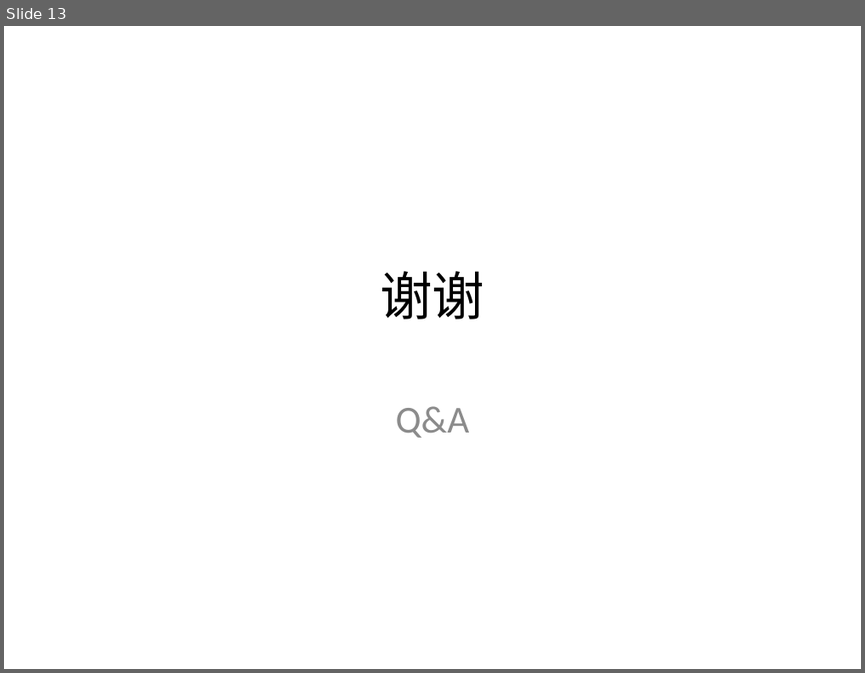
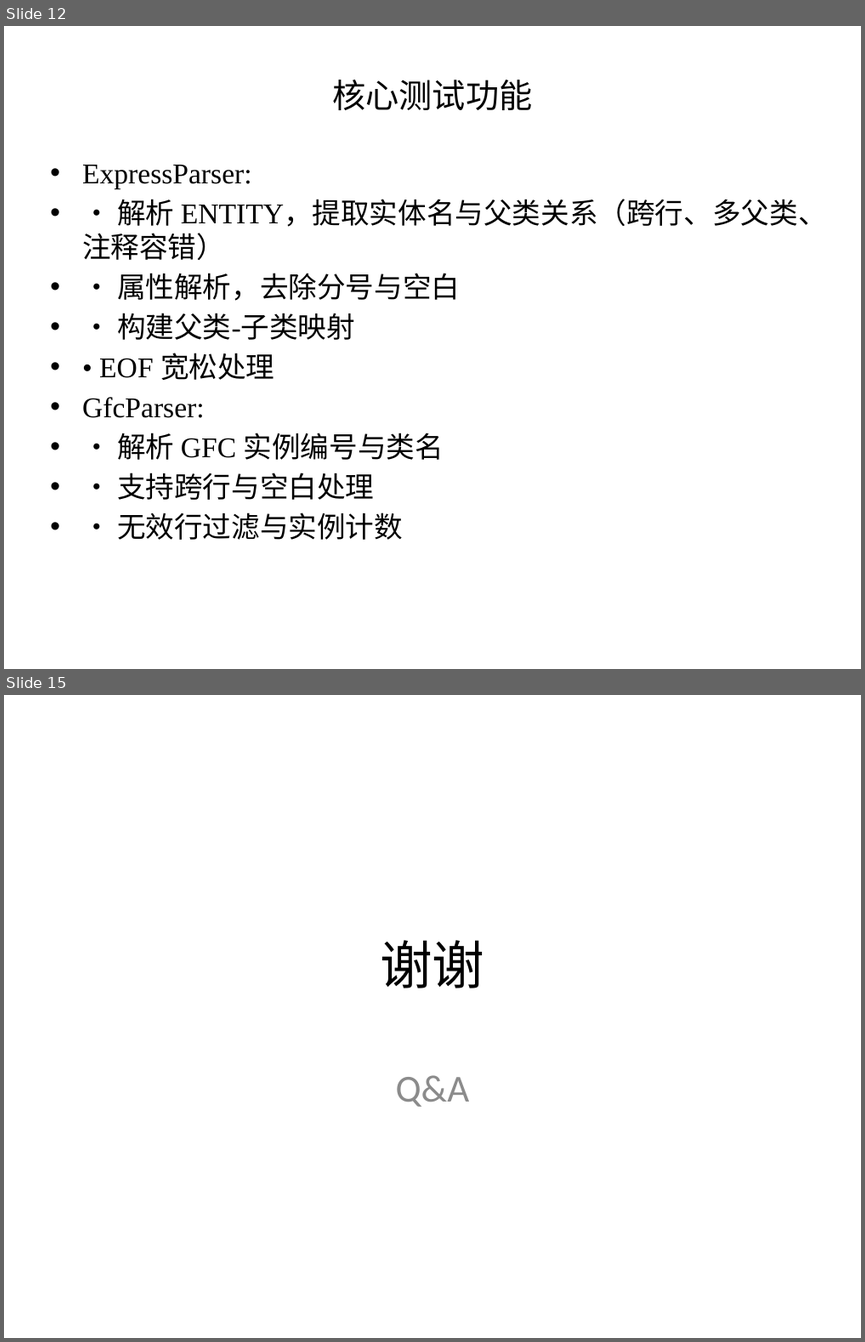
Before and after one commit to azadkong/TOT2025, a slide deck: TOT2025_presentation.pptx. Shown one above the other, each under a label of ours: slide 13 before the commit, slides 12 and 15 after it; the slides between them are not shown. The pictures are 865x673 and 865x1342 pixels, drawn with LibreOffice and Linux fonts; fonts in the diff are those of the drawing. Boxes give left, top, right and bottom in pixels: in the first picture for what was removed or moved away, otherwise in the second. Text is boxed around its words. In the diff, an @@ line names an element or a change of style, - is before the commit and + after.

Commit message:
实现导航 前进后退功能

```diff
--- a/TOT2025_presentation.pptx
+++ b/TOT2025_presentation.pptx
@@ slide 12 added at box(4, 26, 861, 669), background #FFFFFF @@
@@ title added at box(333, 80, 533, 110), 28 pt, text #000000 @@
+核心测试功能
@@ text added at box(82, 165, 827, 539), 24 pt, text #000000 @@
+• ExpressParser:
+• • 解析 ENTITY，提取实体名与父类关系（跨行、多父类、注释容错）
+• • 属性解析，去除分号与空白
+• • 构建父类-子类映射
+• • EOF 宽松处理
+• GfcParser:
+• • 解析 GFC 实例编号与类名
+• • 支持跨行与空白处理
+• • 无效行过滤与实例计数
@@ what was slide 13 is now slide 15 @@
```
Also in this commit, not shown: 10 slides changed, 3 other slides added, 2 slides removed, 1 other file.
